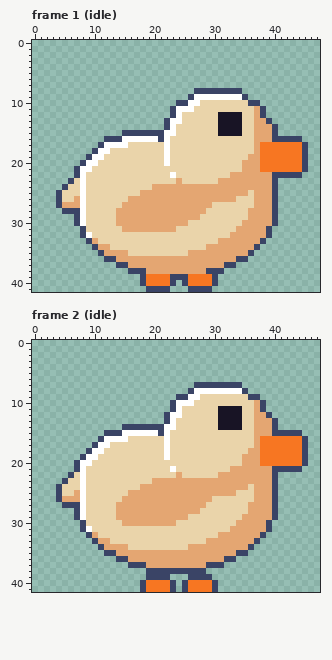
Edited in one commit: pixel-art file (art/bird/bird.aseprite). Above: the version before the commit.
48x42 pixels, 18 frames. Shown: frame 1 (idle), frame 2 (idle). The commit also changed other frames, which this record leaves out.
After the commit:
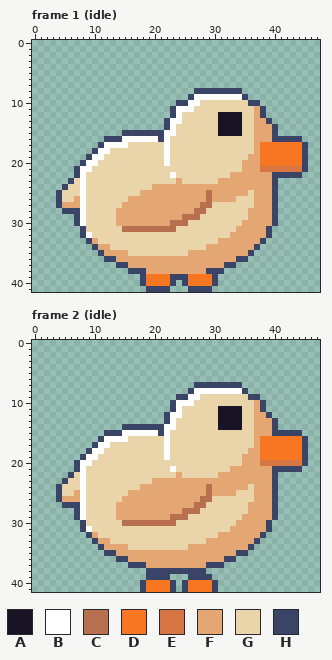
Palette (. is transparent): A #181425  B #ffffff  C #b86f50  D #f77622  E #d77643  F #e4a672  G #ead4aa  H #3a4466
The exact change:
--- frame 1 (idle)
@@ x 36..46 @@
 20 FFDDDDDDDH.
-21 FFDDDDDDDH.
+21 FFEEEEEEEH.
 22 FFFFHHHHH..
@@ x 13..31 @@
 24 GGGGGGGFFFFFFFFFFFF
-25 GGGGGFFFFFFFFFFFFFF
-26 GGGFFFFFFFFFFFFFFFF
-27 GGFFFFFFFFFFFFFFFGG
-28 GFFFFFFFFFFFFFFFGGG
-29 GFFFFFFFFFFFFFFGGGG
-30 GFFFFFFFFFFFFGGGGGG
-31 GGFFFFFFFFFGGGGGGGG
+25 GGGGGFFFFFFFFFFFCFF
+26 GGGFFFFFFFFFFFFFCFF
+27 GGFFFFFFFFFFFFFCCGG
+28 GFFFFFFFFFFFFFCCGGG
+29 GFFFFFFFFFFFCCCGGGG
+30 GFFFFFFFFFCCCGGGGGG
+31 GGCCCCCCCCCGGGGGGGG
 32 GGGGGGGGGGGGGGGGGGG
--- frame 2 (idle)
@@ x 36..46 @@
 19 FFDDDDDDDH.
-20 FFDDDDDDDH.
+20 FFEEEEEEEH.
 21 FFFFHHHHH..
@@ x 13..31 @@
 23 GGGGGGGFFFFFFFFFFFF
-24 GGGGGFFFFFFFFFFFFFF
-25 GGGFFFFFFFFFFFFFFFF
-26 GGFFFFFFFFFFFFFFFGG
-27 GFFFFFFFFFFFFFFFGGG
-28 GFFFFFFFFFFFFFFGGGG
-29 GFFFFFFFFFFFFGGGGGG
-30 GGFFFFFFFFFGGGGGGGG
+24 GGGGGFFFFFFFFFFFCFF
+25 GGGFFFFFFFFFFFFFCFF
+26 GGFFFFFFFFFFFFFCCGG
+27 GFFFFFFFFFFFFFCCGGG
+28 GFFFFFFFFFFFCCCGGGG
+29 GFFFFFFFFFCCCGGGGGG
+30 GGCCCCCCCCCGGGGGGGG
 31 GGGGGGGGGGGGGGGGGGG
